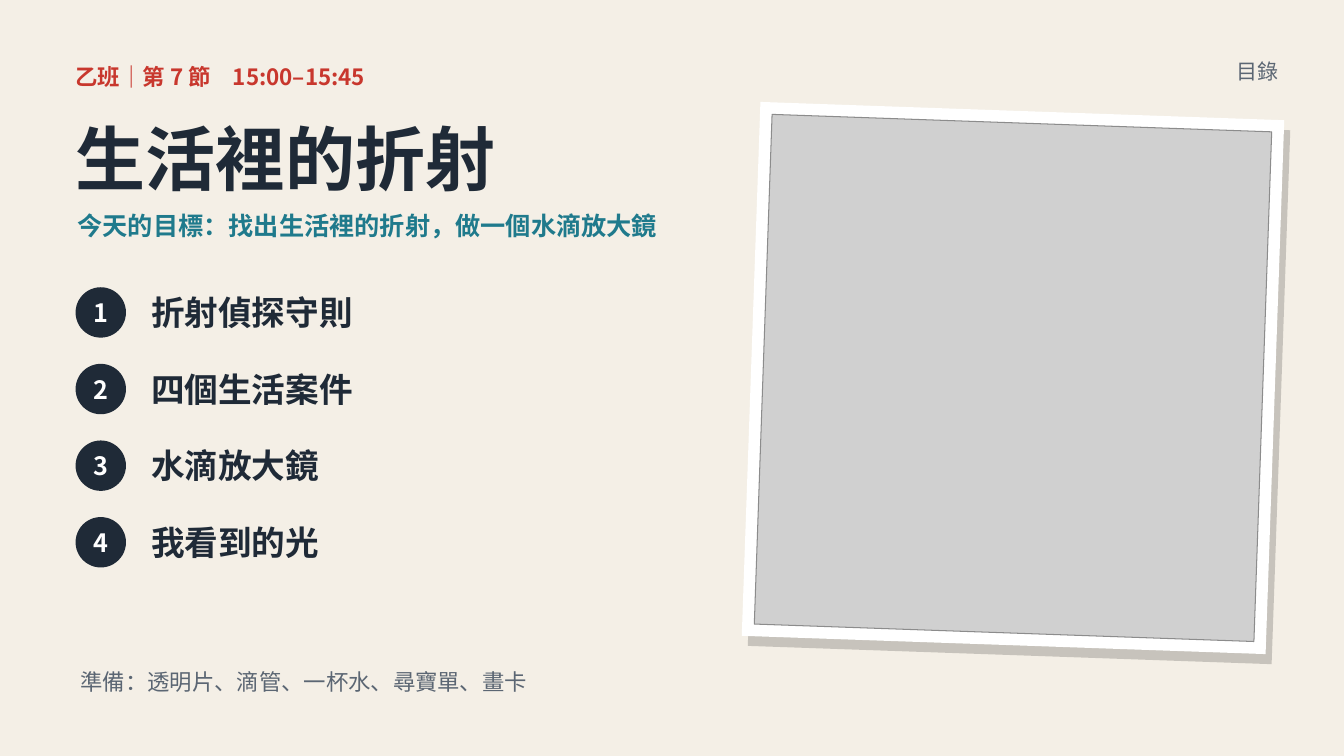
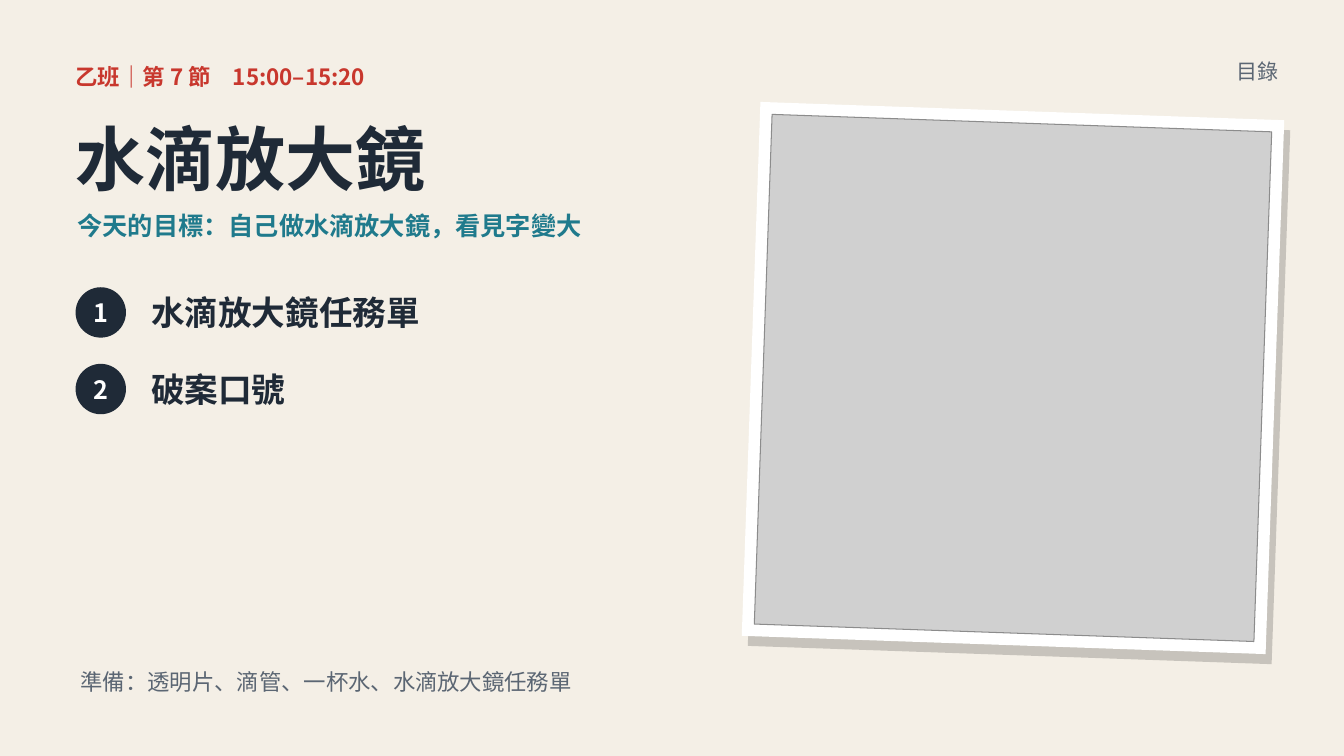
Before and after one commit to classtools1020/classtools1020.github.io, a slide deck: slide 23 of light-refract/1016/slides.pptx (slide 14 before the commit). Drawn at 1344x756 pixels with LibreOffice and Linux fonts; fonts in the diff are those of the drawing; grey boxes stand for pictures. Boxes give left, top, right and bottom in pixels: in the first picture for what was removed or moved away, otherwise in the second. Text is boxed around its words. In the diff, an @@ line names an element or a change of style, - is before the commit and + after.

```diff
--- a/light-refract/1016/slides.pptx
+++ b/light-refract/1016/slides.pptx
@@ text at <box>76,63,365,91</box>: text changed @@
-乙班｜第 7 節 15:00–15:45
+乙班｜第 7 節 15:00–15:20
@@ text "水滴放大鏡": place and size @@
-text "水滴放大鏡" at <box>151,449,319,481</box>
+text "水滴放大鏡" at <box>76,125,426,192</box>
@@ text "水滴放大鏡" at <box>76,125,426,192</box>: size 24 to 50 pt @@
@@ text removed at <box>76,125,496,192</box> @@
-生活裡的折射
@@ text at <box>78,213,582,239</box>: text changed @@
-今天的目標：找出生活裡的折射，做一個水滴放大鏡
+今天的目標：自己做水滴放大鏡，看見字變大
@@ text at <box>151,296,420,328</box>: text changed @@
-折射偵探守則
+水滴放大鏡任務單
@@ text at <box>151,373,285,405</box>: text changed @@
-四個生活案件
+破案口號
@@ ellipse removed at <box>76,441,126,491</box> @@
-3
@@ ellipse removed at <box>76,517,126,568</box> @@
-4
@@ text removed at <box>151,526,319,558</box> @@
-我看到的光
@@ text at <box>81,671,572,692</box>: text changed @@
-準備：透明片、滴管、一杯水、尋寶單、畫卡
+準備：透明片、滴管、一杯水、水滴放大鏡任務單
```
Also in this commit, not shown: 5 other slides changed, 1 slide added, 3 slides removed, 2 other files.
